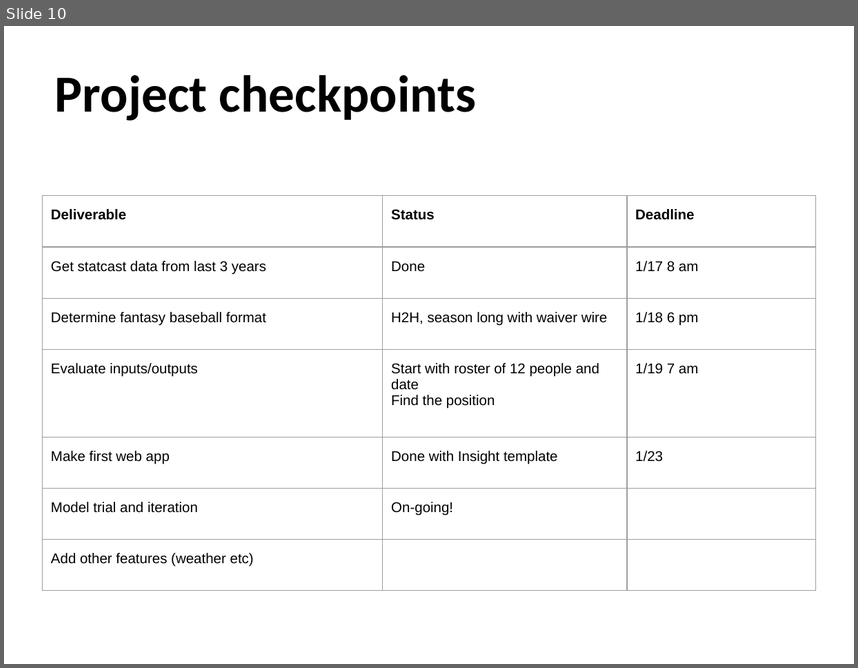
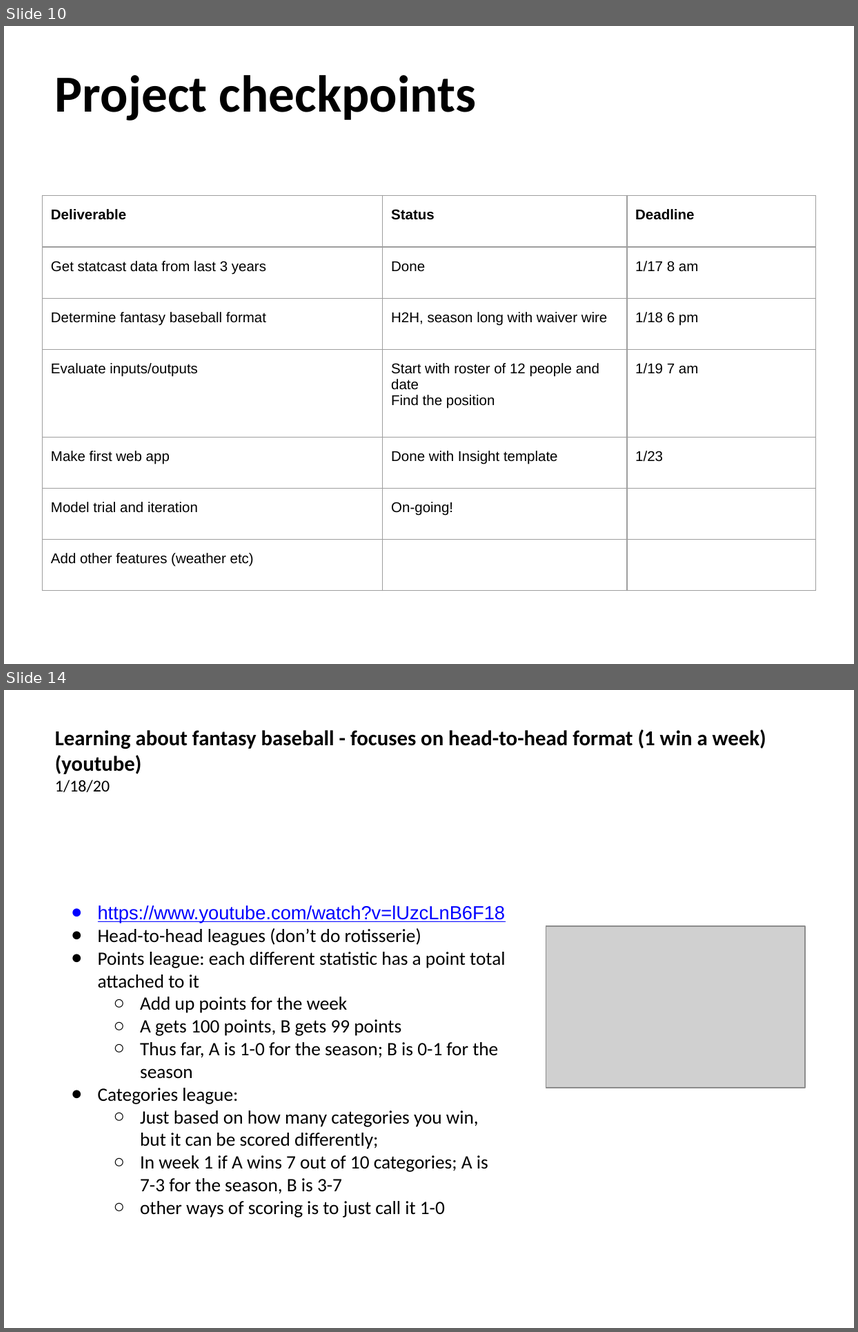
Before and after one commit to benslack19/baseball_player_selector, a slide deck: insight_baseball_notes/BL_baseball_notes.pptx. Shown one above the other, each under a label of ours: slide 10 before the commit, slides 10 and 14 after it; the slides between them are not shown. The pictures are 858x668 and 858x1332 pixels, drawn with LibreOffice and Linux fonts; fonts in the diff are those of the drawing; grey boxes stand for pictures. Boxes give left, top, right and bottom in pixels: in the first picture for what was removed or moved away, otherwise in the second. Text is boxed around its words. In the diff, an @@ line names an element or a change of style, - is before the commit and + after.

```diff
--- a/insight_baseball_notes/BL_baseball_notes.pptx
+++ b/insight_baseball_notes/BL_baseball_notes.pptx
@@ slide 14 added at box(4, 690, 854, 1328), background #FFFFFF @@
@@ title added at box(55, 729, 766, 792), 18 pt, text #000000, bold @@
+Learning about fantasy baseball - focuses on head-to-head format (1 win a week) (youtube)
+1/18/20
@@ text added at box(98, 905, 506, 1217), 16 pt, text #000000 @@
+● https://www.youtube.com/watch?v=lUzcLnB6F18
+● Head-to-head leagues (don’t do rotisserie)
+● Points league: each different statistic has a point total attached to it
+  ○ Add up points for the week
+  ○ A gets 100 points, B gets 99 points
+  ○ Thus far, A is 1-0 for the season; B is 0-1 for the season
+● Categories league:
+  ○ Just based on how many categories you win, but it can be scored differently;
+  ○ In week 1 if A wins 7 out of 10 categories; A is 7-3 for the season, B is 3-7
+  ○ other ways of scoring is to just call it 1-0
@@ picture added at box(546, 926, 805, 1088) @@
```
Also in this commit, not shown: 6 slides changed, 23 other slides added, 2 slides removed, 2 other files.
